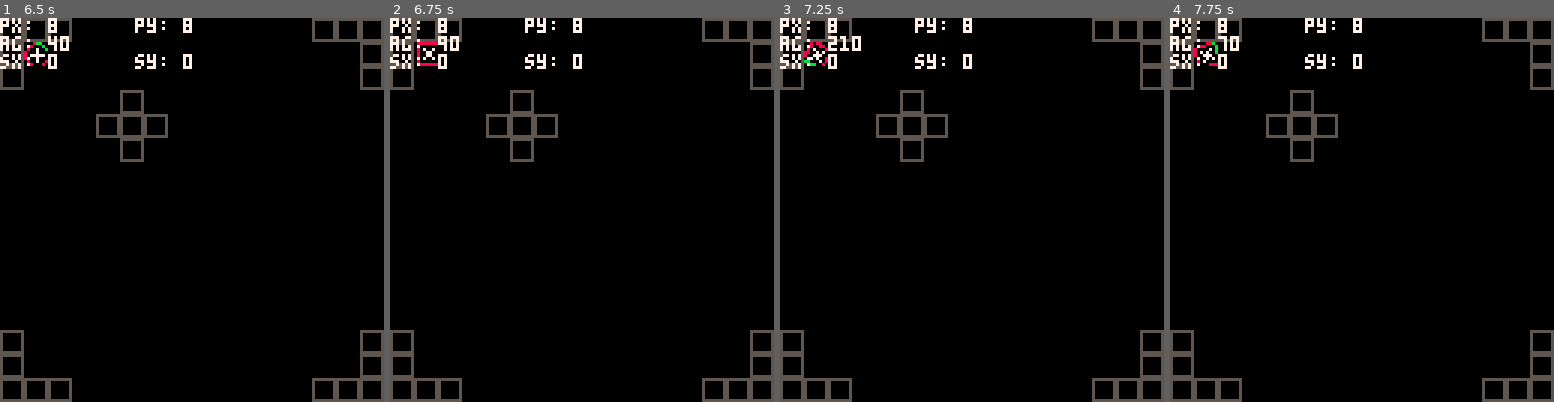
Above: before the commit, frames 1-4 (left to right).
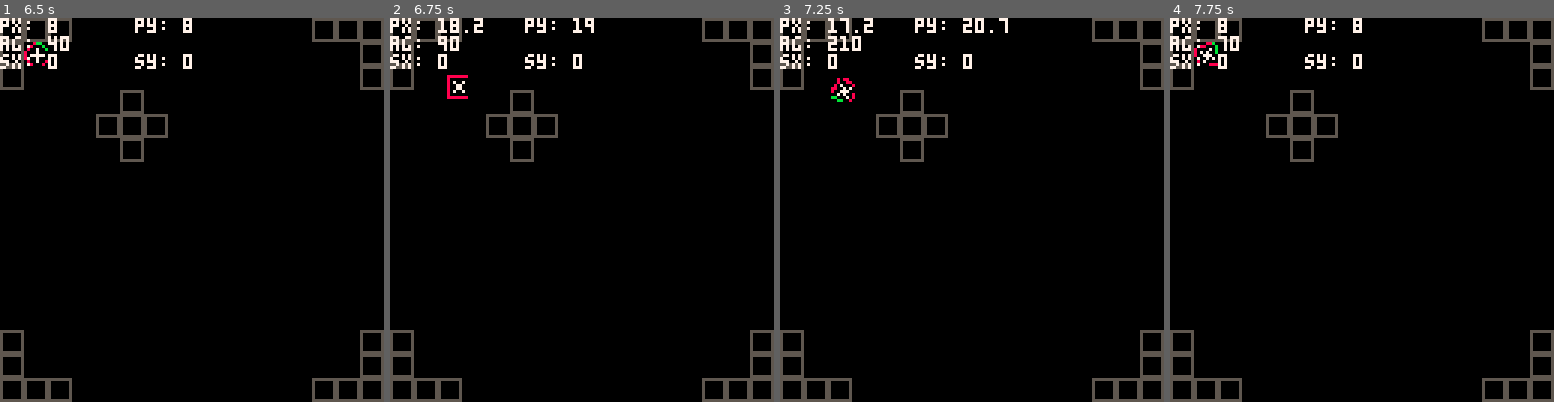
Above: after the commit, the same moments.

Repository: kbrewington/Negation
Game: PICO-8 cartridge negation.p8
Same seed, same stepped clock (60 frames per second), same inputs: the game is played once before the commit and once after it.
Inputs:
- Up to frame 1 (6.5 s): tap X (X key) at 0.33, 1.07, 1.85, 2.97, 4.08, 5.2, 6.32 s; tap O (Z key) at 0.7, 1.7, 2.1, 2.5, 2.9, 3.3, 3.7, 4.1, 4.5, 4.9, 5.3, 5.7, 6.1 s; hold Right 1.6-2.1 s; hold Up 2.15-2.42 s; hold Right 2.47-3.03 s; hold Left 3.08-3.58 s; hold Down 3.63-3.97 s; hold Right 4.02-4.68 s; hold Up 4.73-5.03 s; hold Left 5.08-5.68 s; hold Down 5.73-6.03 s; hold Right from 6.08 s (still down)
- Up to frame 2 (6.75 s): tap O (Z key) at 6.5 s; release Right at 6.58 s; hold Right from 6.63 s (still down)
- Up to frame 3 (7.25 s): tap O (Z key) at 6.9 s; release Right at 7.13 s; hold Up from 7.18 s (still down)
- Up to frame 4 (7.75 s): tap O (Z key) at 7.3, 7.7 s; tap X (X key) at 7.43 s; release Up at 7.45 s; hold Right from 7.5 s (still down)

Frame 1 is identical in both runs. In frame 2, 0.6% of the frame differs, in the area x 7-54%, y 0-22%; in frame 3, 0.6%; in frame 4, nothing differs.

Commit message:
implemented dash mechanic

Diff:
--- a/negation.p8
+++ b/negation.p8
@@ -12,6 +12,9 @@
 player.current_speed = 0
 player.angle = 0
 player.turnspeed = 10
+player.current_dash_speed = 0
+player.dash_speed = 15
+player.dash_threshold = {.05, .2}
 
 wall_fwd = false
 wall_bck = false
@@ -38,6 +41,16 @@
 c.z_button = 4
 c.x_button = 5
 
+player.last_time = {[c.left_arrow] = 0,
+                    [c.right_arrow] = 0,
+                    [c.up_arrow] = 0,
+                    [c.down_arrow] = 0}
+
+player.dashing = {[c.left_arrow] = false,
+                  [c.right_arrow] = false,
+                  [c.up_arrow] = false,
+                  [c.down_arrow] = false}
+pi = 3.14159265359
 
 --------------------------------------------------------------------------------
 -------------------------------- helper functions ------------------------------
@@ -106,6 +119,42 @@
  end
 end
 
+--[[
+    implement dashing
+]]
+function dash(n)
+  player.dashing[n] = true
+
+  if n == c.down_arrow or n == c.left_arrow then
+    player.current_dash_speed = -player.dash_speed
+  else
+    player.current_dash_speed = player.dash_speed
+  end
+
+  if player.dashing[c.up_arrow] or player.dashing[c.down_arrow] then
+    player.x = player.x - player.current_dash_speed * sin(player.angle / 360)
+    player.y = player.y - player.current_dash_speed * cos(player.angle / 360)
+  else
+    player.x = player.x - player.current_dash_speed * sin((player.angle/360)-(pi/4))
+    player.y = player.y - player.current_dash_speed * cos((player.angle/360)-(pi/4))
+  end
+  player.current_dash_speed = 0
+  player.dashing[n] = false
+
+end
+
+--[[
+   detect whether the player double tapped to dash
+]]
+function dash_detect(n)
+  if player.last_time[n] ~= 0 then
+    if ((time() - player.last_time[n]) < player.dash_threshold[2]) and
+       ((time() - player.last_time[n]) > player.dash_threshold[1]) then
+         dash(n)
+    end
+  end
+  player.last_time[n] = time()
+end
 
 --------------------------------------------------------------------------------
 ---------------------------------- constructor ---------------------------------
@@ -125,6 +174,7 @@
     left arrow
   ]]
   if (btn(c.left_arrow)) then
+    dash_detect(c.left_arrow)
     player.angle -= player.turnspeed
   end --end left button
 
@@ -132,6 +182,7 @@
     right arrow
   ]]
   if (btn(c.right_arrow)) then
+    dash_detect(c.right_arrow)
     player.angle += player.turnspeed
   end --end right button
 
@@ -141,9 +192,11 @@
   if (btn(c.up_arrow)) then
     if not cheats.noclip then
       if not wall_fwd then
+        dash_detect(c.up_arrow)
         player.current_speed = player.speed
       end
     else
+      dash_detect(c.up_arrow)
       player.current_speed = player.speed
     end
   end --end up button
@@ -154,9 +207,11 @@
   if (btn(c.down_arrow)) then
     if not cheats.noclip then
       if not wall_bck then
+        dash_detect(c.down_arrow)
         player.current_speed = -player.speed
       end
     else
+      dash_detect(c.down_arrow)
       player.current_speed = -player.speed
     end
   end --end down button
